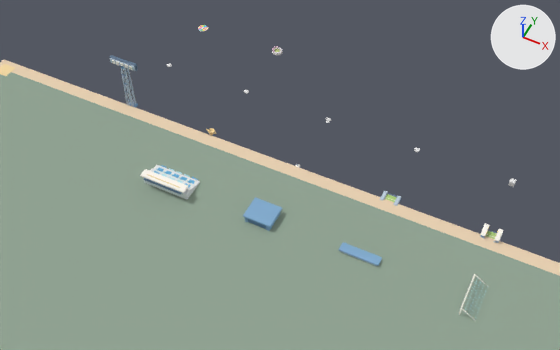
What one commit did to the Blender file art/stadium-kit.blend.
Rendered twice from a camera (50 mm lens) standing at (37.7, -64.0, 98.8) and looking at (-2.4, 16.0, -1.2). The axes (+X, +Y, +Z) are drawn at upper right. The lights are the same throughout. The older version comes first.

The first picture shows 'dugout', 'lights', 'stand', 'table', 'tunnel' and 7 more.
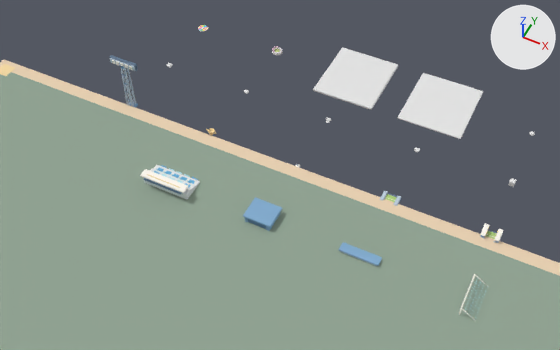
Pixel boxes [x1, y1, x2, y2] of what changed, in the pictures (560 x 350 px):
'tile_enamel', added: after [397, 73, 483, 139]
'tile_case', added: after [313, 48, 398, 110]

Edits to the bpy script that builds the scene:
```text
Add me_cube_212:
    me_cube_212.from_pydata(...)  # 152 vertices, 150 faces; spans x -6.0..6.0, y -7.0..7.0, z -0.16..0.16
Add me_cube_211:
    me_cube_211.from_pydata(...)  # 152 vertices, 150 faces; spans x -6.0..6.0, y -7.0..7.0, z -0.3..0.3
Add ob_tile_enamel:
    ob_tile_enamel = bpy.data.objects.new('tile_enamel', me_cube_212)
    ob_tile_enamel.location = (17.0, 44.0, 0.0)
Add ob_tile_case:
    ob_tile_case = bpy.data.objects.new('tile_case', me_cube_211)
    ob_tile_case.location = (0.0, 44.0, 0.0)
```
